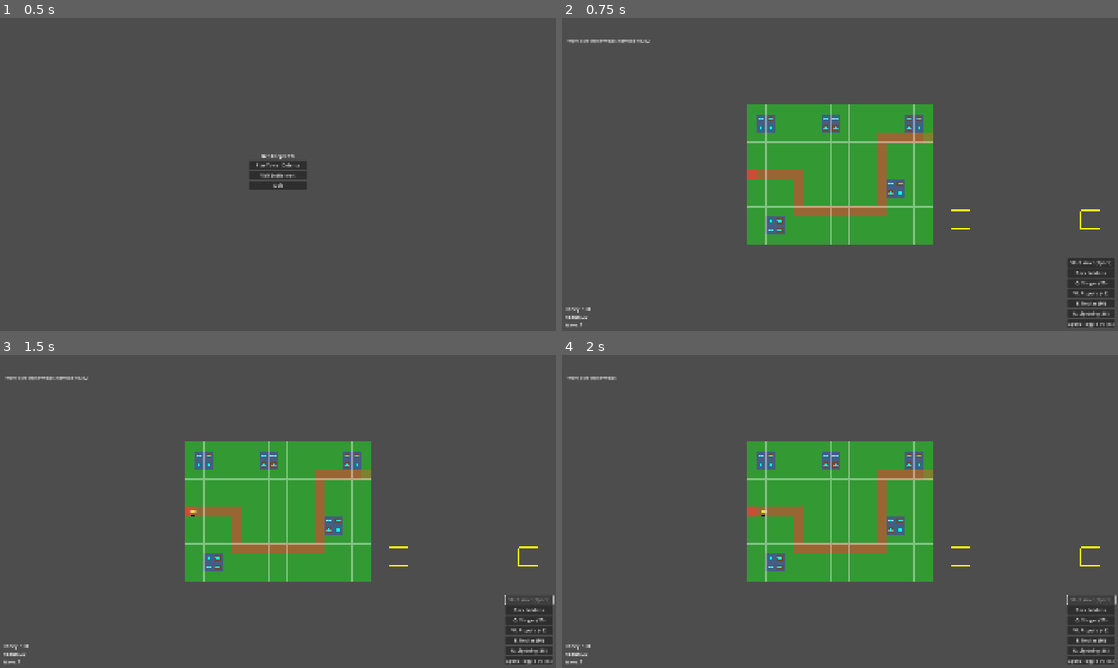
Above: before the commit, frames 1-4 (two rows, left to right).
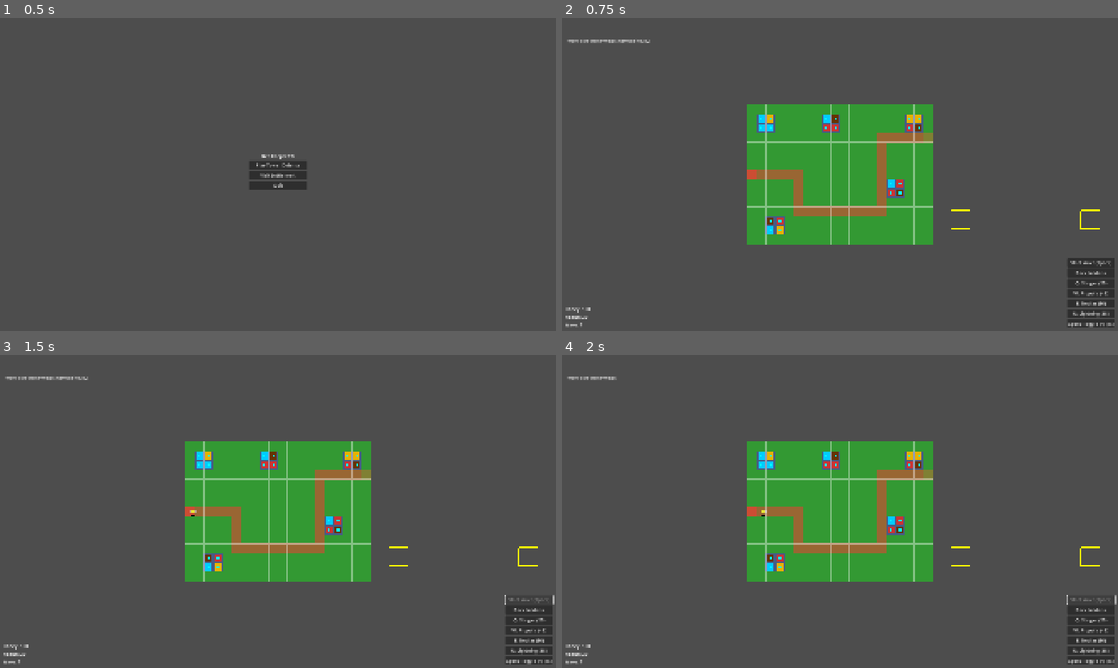
Above: after the commit, the same moments.

Repository: yagrima/bee-keeper-td
Game: Godot game, scene res://scenes/main/Main.tscn
Two runs of this game, one before a commit and one after it. Both use one fixed random seed, a clock stepped at 60 frames per second and the inputs below.
Inputs:
- Up to frame 1 (0.5 s): no input
- Up to frame 2 (0.75 s): click "Play Tower Defense" at 0.5 s
- Up to frame 3 (1.5 s): click "Start Wave (Space)" at 1.25 s
- Up to frame 4 (2 s): no input

Frame 1 is identical in both runs. In frame 2, 0.5% of the frame differs, in the area x 35-65%, y 30-70%; in frame 3, 0.5%; in frame 4, 0.5%.

Commit message:
Update metaprogression towers: Use new tower types instead of obsolete ones
- Removed obsolete Basic Shooter and Piercing Shooter references
- Updated to use new tower types: Stinger, Propolis Bomber, Nectar Sprayer, Lightning Flower
- Changed tower script loading to use new tower implementations
- Updated tower names for proper display
- Metaprogression fields now use the current tower system

Diff:
--- a/scripts/TowerDefense.gd
+++ b/scripts/TowerDefense.gd
@@ -1725,8 +1725,8 @@
 		field_pos + Vector2(48, 48)   # Bottom-right
 	]
 
-	# Available tower types for random selection (using existing basic towers)
-	var tower_types = ["basic_shooter", "piercing_shooter"]
+	# Available tower types for random selection (using new tower types)
+	var tower_types = ["stinger", "propolis_bomber", "nectar_sprayer", "lightning_flower"]
 
 	for i in range(tower_positions.size()):
 		var tower_pos = tower_positions[i]
@@ -1743,15 +1743,19 @@
 	"""Create a tower for metaprogression field"""
 	print("Creating metaprogression tower: %s at %s" % [tower_type, position])
 
-	# Create tower instance based on type (using existing basic towers)
+	# Create tower instance based on type (using new tower types)
 	var tower_script = null
 	match tower_type:
-		"basic_shooter":
-			tower_script = load("res://scripts/BasicShooterTower.gd")
-		"piercing_shooter":
-			tower_script = load("res://scripts/PiercingTower.gd")
+		"stinger":
+			tower_script = load("res://scripts/StingerTower.gd")
+		"propolis_bomber":
+			tower_script = load("res://scripts/PropolisBomberTower.gd")
+		"nectar_sprayer":
+			tower_script = load("res://scripts/NectarSprayerTower.gd")
+		"lightning_flower":
+			tower_script = load("res://scripts/LightningFlowerTower.gd")
 		_:
-			tower_script = load("res://scripts/BasicShooterTower.gd")
+			tower_script = load("res://scripts/StingerTower.gd")
 
 	if tower_script:
 		var tower = tower_script.new() as Tower
@@ -1762,10 +1766,14 @@
 
 		# Set proper tower names for display
 		match tower_type:
-			"basic_shooter":
-				tower.tower_name = "Basic Shooter"
-			"piercing_shooter":
-				tower.tower_name = "Piercing Shooter"
+			"stinger":
+				tower.tower_name = "Stinger"
+			"propolis_bomber":
+				tower.tower_name = "Propolis Bomber"
+			"nectar_sprayer":
+				tower.tower_name = "Nectar Sprayer"
+			"lightning_flower":
+				tower.tower_name = "Lightning Flower"
 
 		# Make towers slightly different for visual variety
 		tower.damage = 10.0 + (field_number * 2.0) + (tower_index * 1.0)
